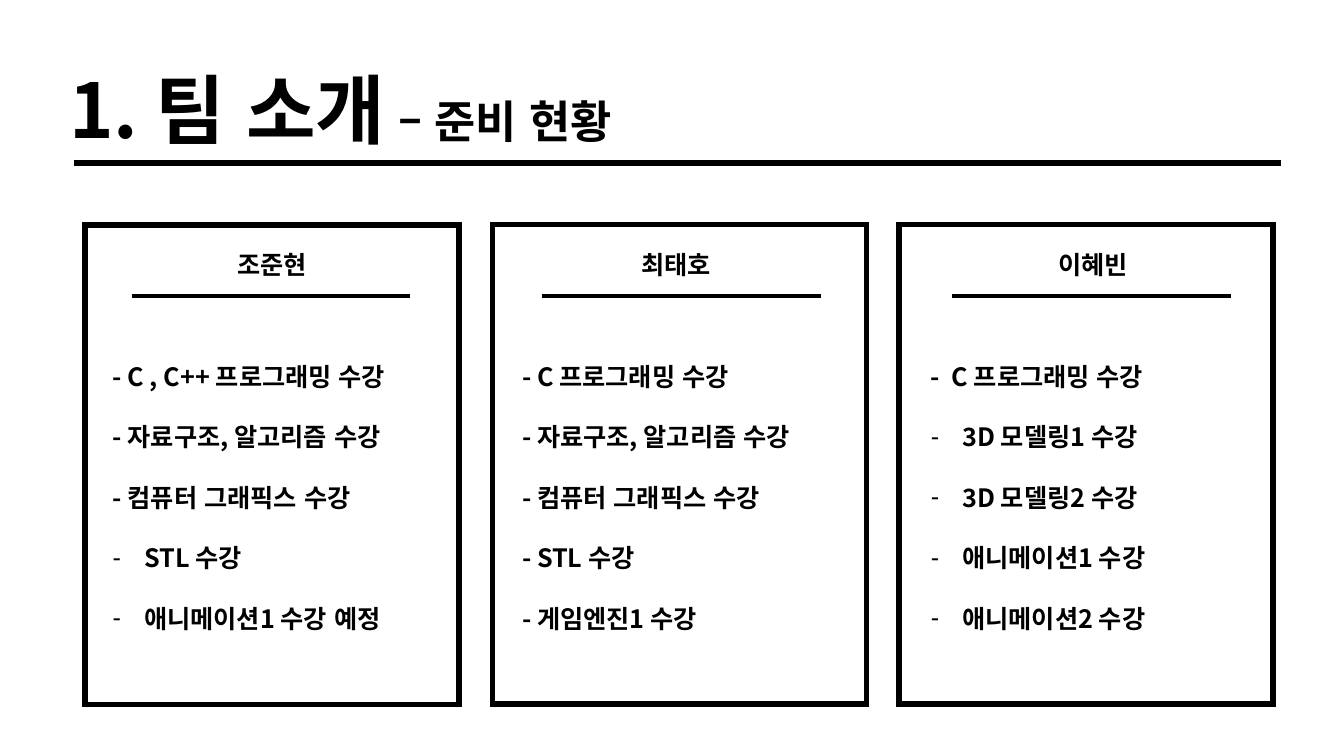
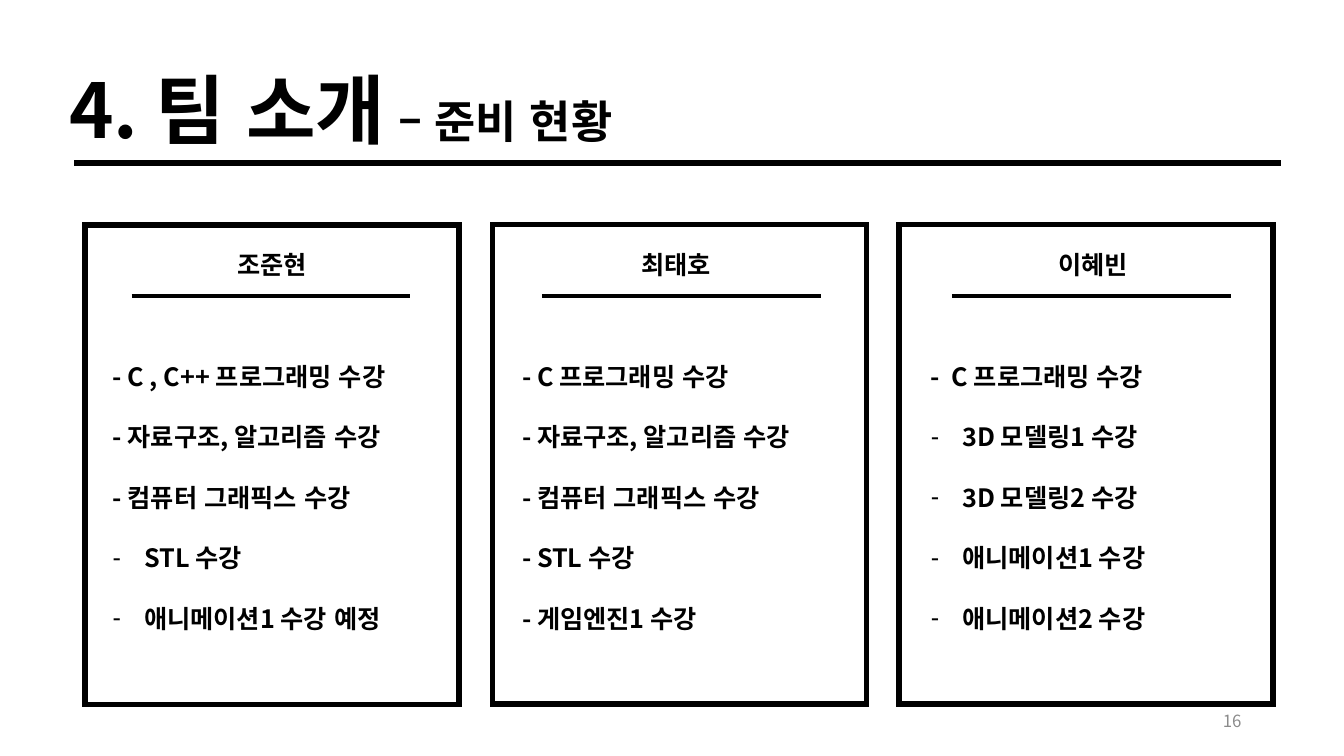
Before and after one commit to taeho-choi/wire-hunter, a slide deck: slide 16 of 문서/기획/기획발표자료.pptx (slide 4 before the commit). Drawn at 1344x756 pixels with LibreOffice and Linux fonts; fonts in the diff are those of the drawing. Boxes give left, top, right and bottom in pixels: in the first picture for what was removed or moved away, otherwise in the second. Text is boxed around its words. In the diff, an @@ line names an element or a change of style, - is before the commit and + after.

```diff
--- a/문서/기획/기획발표자료.pptx
+++ b/문서/기획/기획발표자료.pptx
@@ text at [69,74,613,145]: text changed @@
-1. 팀 소개 – 준비 현황
+4. 팀 소개 – 준비 현황
@@ page number added at [1223,714,1242,727], 12 pt, text #8C8C8C @@
+16
```
Also in this commit, not shown: 16 other slides changed, 1 slide added.
